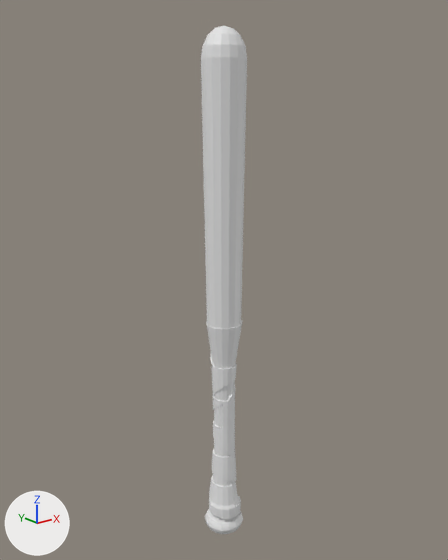
The glTF model Assets/Guns/Taco de baseball.glb, before and after one commit.
One viewpoint serves both versions: a camera (50 mm lens) standing at (-1.235, -1.458, 1.183) and looking at (0.016, 0.106, 0.558). Every picture has the same lights, and +X, +Y and +Z are marked at lower left. Where no turn or scale is listed for an object, it has been applied to the vertices. Vertices at the same position are counted once.

Script lines for the objects in view, before the commit:
```python
me_sphere = bpy.data.meshes.new('Sphere')
me_sphere.from_pydata(...)  # 598 vertices, 1200 faces; spans x -0.061..0.066, y -0.066..0.06, z -0.339..0.409
me_sphere_002 = bpy.data.meshes.new('Sphere.002')
me_sphere_002.from_pydata(...)  # 337 vertices, 684 faces; spans x -0.07..0.07, y -0.07..0.07, z -0.41..1.35
ob_sphere = bpy.data.objects.new('Sphere', me_sphere)
ob_sphere.location = (0.0, 0.087, 0.006)
ob_sphere_002 = bpy.data.objects.new('Sphere.002', me_sphere_002)
ob_sphere_002.location = (0.0, 0.087, 0.006)
```
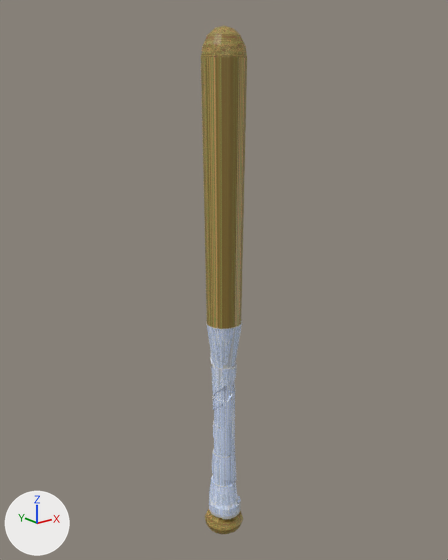
Pixel boxes (x1, y1, x2, y2) of what changed, in the pictures (448 x 560 px):
```json
{"object": "Sphere", "change": "recoloured", "before": [206, 320, 242, 519], "after": [206, 320, 242, 519]}
{"part": 1, "of": "me_sphere_002", "change": "recoloured", "before": [201, 26, 247, 534], "after": [201, 26, 247, 534], "on screen": "grey to yellow"}
```

The change, as JSON lines over the scene's bpy script:
```json
{"op": "add", "block": "img_taco_de_baseball_textile", "code": ["img_taco_de_baseball_textile = load_image('Taco de baseball_textile', '_unpacked/Taco_de_baseball_textile', 96, 96, 'sRGB')"]}
{"op": "add", "block": "img_untitled", "code": ["img_untitled = load_image('untitled', '_unpacked/untitled', 96, 96, 'sRGB')"]}
{"op": "add", "block": "mat_material_003", "code": ["mat_material_003 = principled_material('Material.003')", "mat_material_003.texture = img_taco_de_baseball_textile"]}
{"op": "add", "block": "mat_material_002", "code": ["mat_material_002 = principled_material('Material.002')", "mat_material_002.texture = img_untitled"]}
{"op": "add", "block": "mat_material_001", "code": ["mat_material_001 = principled_material('Material.001')", "mat_material_001.texture = img_taco_de_baseball_textile"]}
{"block": "me_sphere", "where": "me_sphere.from_pydata(...)  # 598 vertices, 1200 faces; spans x -0.061..0.066, y -0.066..0.06, z -0.339..0.409"}
{"op": "add", "block": "me_sphere", "code": "me_sphere.materials.append(mat_material_001)  # picture img_taco_de_baseball_textile"}
{"block": "me_sphere_002", "where": "me_sphere_002.from_pydata(...)  # 337 vertices, 684 faces; spans x -0.07..0.07, y -0.07..0.07, z -0.41..1.35"}
{"block": "me_sphere_002", "where": "# used by ob_sphere_002; location = (0.0, 0.087, 0.006)"}
{"block": "me_sphere_002", "change": "me_sphere_002 part 1: 364 faces spanning x -0.07..0.07, y -0.07..0.07, z -0.41..1.35 switch from no material to mat_material_002 (picture img_untitled)"}
{"op": "add", "block": "me_sphere_002", "code": "me_sphere_002.materials.append(mat_material_003)  # picture img_taco_de_baseball_textile"}
```
